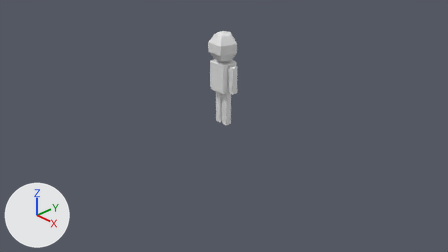
The Blender file assets/models/person.blend: old version first, new version second.
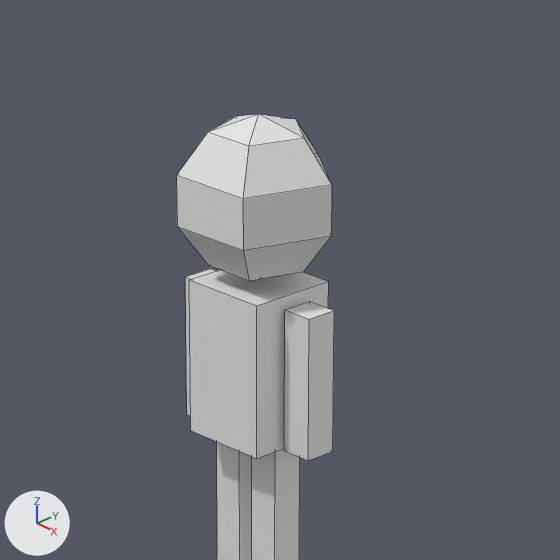
Old and new are each drawn from the file's camera 'Camera' and again close up on the part from 39% to 62% of the width and 4% to 45% of the height. Every picture has the same lights, and +X, +Y and +Z are marked at lower left. The close-ups show mesh edges as thin lines.
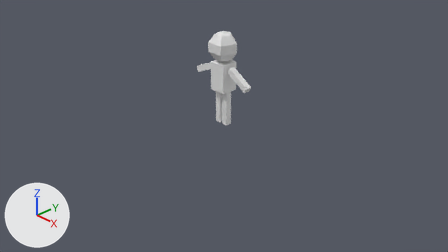
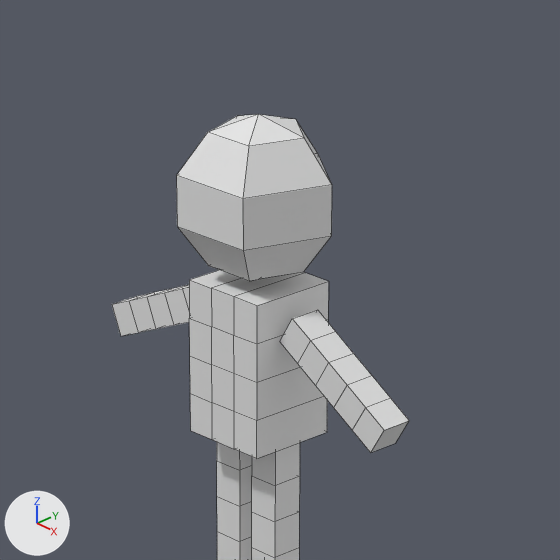
Boxes (x1, y1, x2, y2) around the edits, measured in the close-ups (560 x 560 px):
'Cube.004', reshaped: before (177, 114, 334, 560); after (112, 114, 409, 560)
part 1 of me_cube_005, built on: before (185, 269, 334, 560); after (112, 270, 409, 560)

Patch to the scene script:
```diff
--- a/assets/models/person.blend.py
+++ b/assets/models/person.blend.py
@@ me_cube_005 @@
 # used by ob_cube_004; location = (0.0, 0.0, 0.0)
-me_cube_005.from_pydata(...)  # 62 vertices, 55 faces; spans x -0.29..0.29, y -0.21..0.26, z 0.01..1.72
+me_cube_005.from_pydata(...)  # 158 vertices, 151 faces; spans x -0.65..0.64, y -0.21..0.26, z 0.01..1.72
+# me_cube_005 part 1
+# 2 vertices are removed from x -0.18, y -0.06..0.06, z 0.64
+# 23 faces are deleted
+# 14 vertices move from x -0.29..0.29, y -0.06..0.06, z 0.64..1.14 to x -0.65..0.64, y -0.07..0.06, z 0.78..1.13
+# 25 vertices are added at x -0.61..0.56, y -0.07..0.04, z 0.82..1.08
+# 12 new vertices lie (0.0, 0.0, 0.13) away from vertices in x -0.16..0.16, y -0.16..0.16, z 0.01..0.65
+# 12 new vertices lie (0.0, 0.0, 0.13) away from vertices in x -0.16..0.16, y -0.16..0.16, z 0.14..0.78
+# 12 new vertices lie (0.0, 0.0, -0.13) away from vertices in x -0.16..0.16, y -0.16..0.16, z 0.65..1.17
+# 10 new vertices lie (-0.11, 0.0, 0.0) away from vertices in x 0.16, y -0.16..0.16, z 0.65..1.17
+# 10 new vertices lie (0.11, 0.0, 0.0) away from vertices in x -0.16, y -0.16..0.16, z 0.65..1.17
+# 8 new vertices lie (0.0, 0.0, 0.12) away from vertices in x -0.14..0.13, y -0.06..0.06, z 0.27
+# 9 new vertices lie (0.0, 0.12, 0.0) away from vertices in x -0.61..-0.26, y -0.06, z 0.82..1.08
+# 119 new faces join them
```
